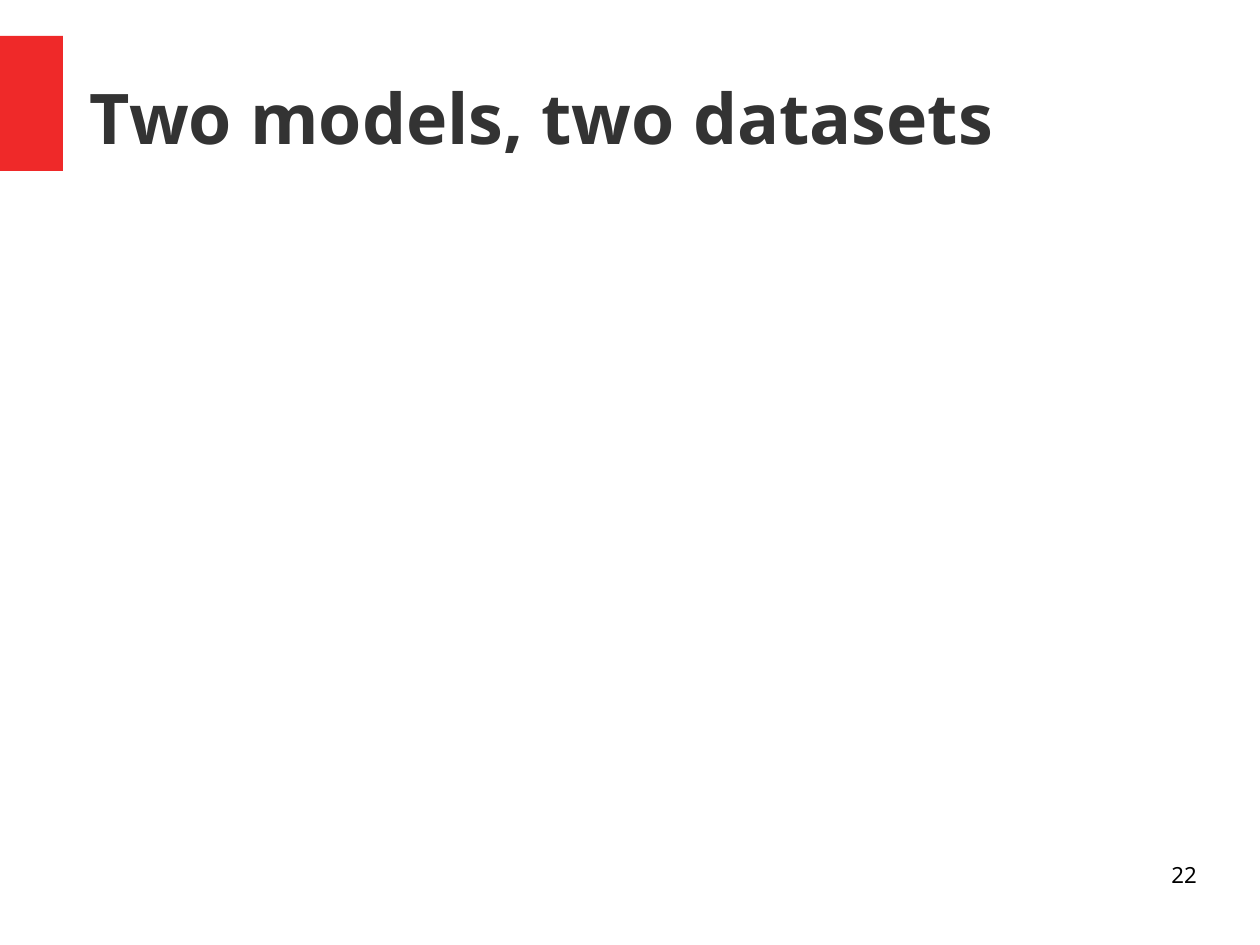
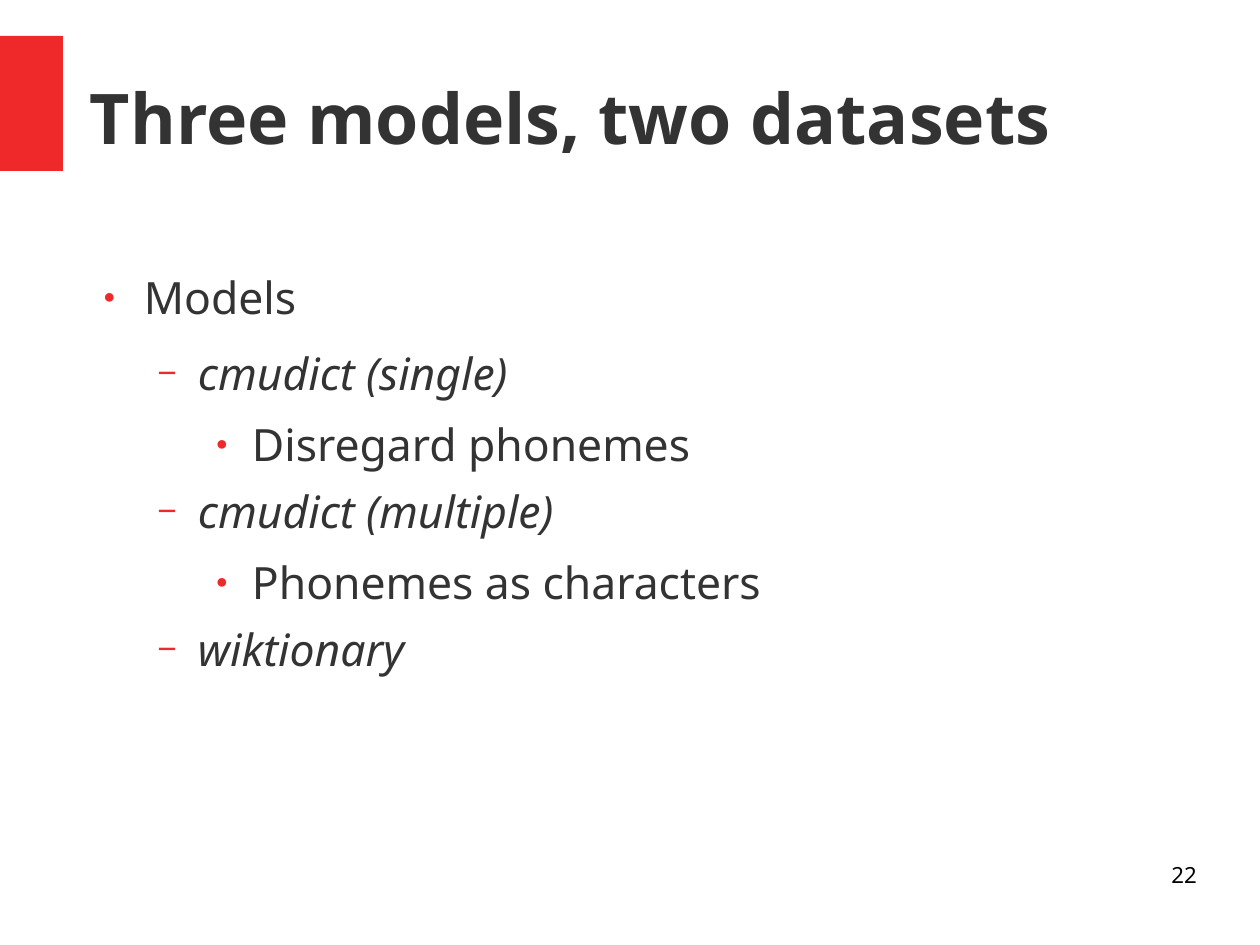
Before and after one commit to JasperHG90/Phonorm, a slide deck: slide 22 of docs/phonorm.odp. Drawn at 1260x945 pixels with LibreOffice and Linux fonts; fonts in the diff are those of the drawing. Boxes give left, top, right and bottom in pixels: in the first picture for what was removed or moved away, otherwise in the second. Text is boxed around its words. In the diff, an @@ line names an element or a change of style, - is before the commit and + after.

Commit message:
Update presentation

```diff
--- a/docs/phonorm.odp
+++ b/docs/phonorm.odp
@@ title at (90,91,1050,153): text changed @@
-Two models, two datasets
+Three models, two datasets
@@ text added at (144,280,761,677), 28 pt, text #333333 @@
+● Models
+  − cmudict (single)
+    ● Disregard phonemes
+  − cmudict (multiple)
+    ● Phonemes as characters
+  − wiktionary
```
Also in this commit, not shown: 6 other slides changed, 3 slides added, 4 slides removed, 1 other file.
